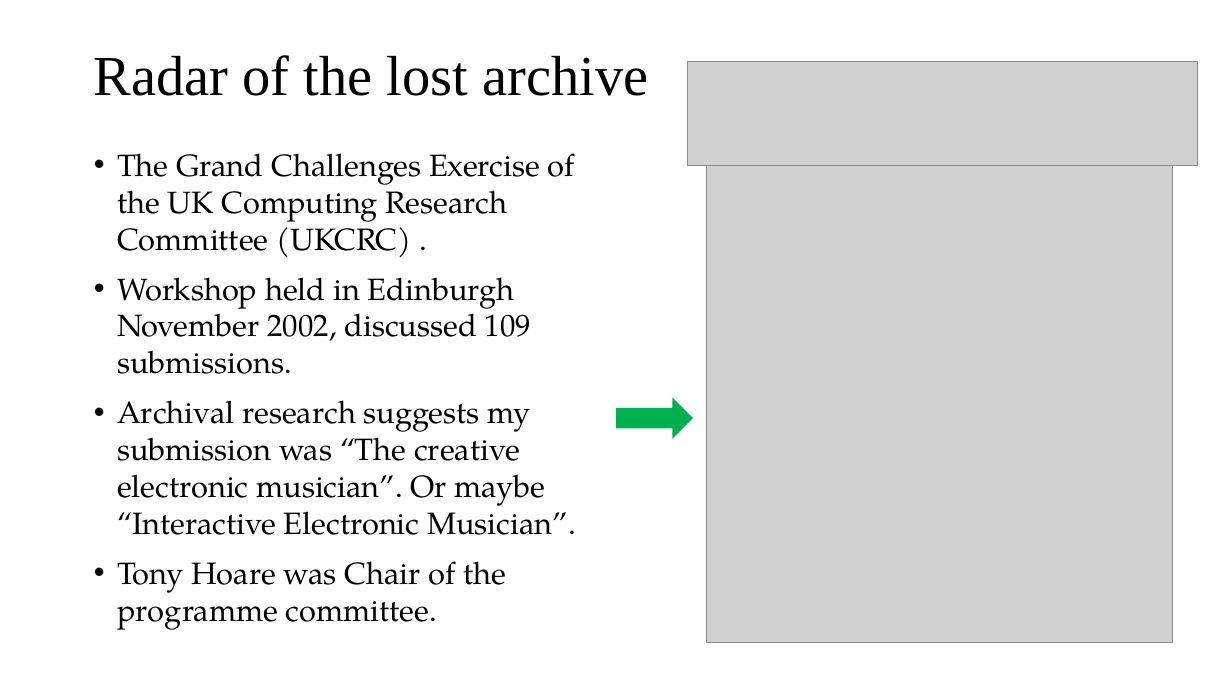
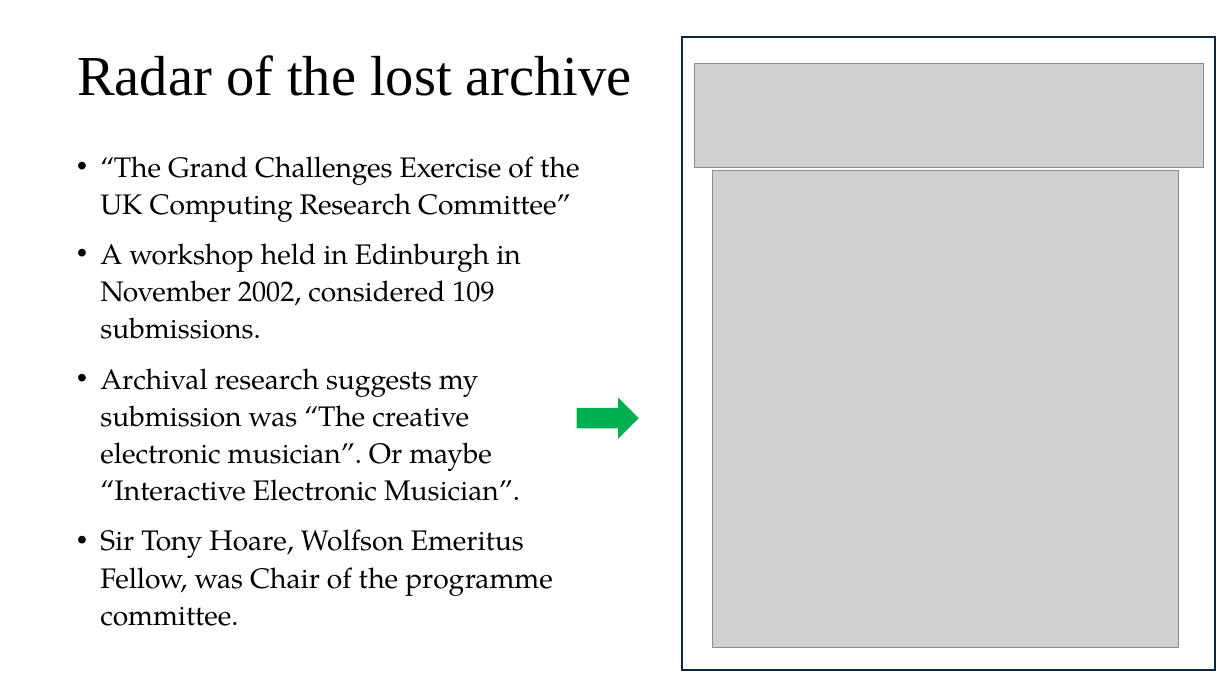
Before and after one commit to davidderoure/wolfson, a slide deck: slide 10 of docs/wolfson.pptx. Drawn at 1232x693 pixels with LibreOffice and Linux fonts; fonts in the diff are those of the drawing; grey boxes stand for pictures. Boxes give left, top, right and bottom in pixels: in the first picture for what was removed or moved away, otherwise in the second. Text is boxed around its words. In the diff, an @@ line names an element or a change of style, - is before the commit and + after.

```diff
--- a/docs/wolfson.pptx
+++ b/docs/wolfson.pptx
@@ title "Radar of the lost archive" moved from (x1=94, y1=55, x2=648, y2=96) to (x1=77, y1=55, x2=632, y2=96) @@
@@ rectangle added at (x1=682, y1=37, x2=1215, y2=671), outline #092A39 1.5 pt @@
@@ picture moved from (x1=689, y1=62, x2=1199, y2=166) to (x1=694, y1=63, x2=1204, y2=167) @@
@@ text "“The Grand Challenges Exercise of ..." moved from (x1=117, y1=153, x2=576, y2=630) to (x1=100, y1=156, x2=579, y2=626) @@
@@ text at (x1=100, y1=156, x2=579, y2=339): text changed; size 24 to 22 pt @@
-• The Grand Challenges Exercise of the UK Computing Research Committee (UKCRC) .
-• Workshop held in Edinburgh November 2002, discussed 109 submissions.
+• “The Grand Challenges Exercise of the UK Computing Research Committee”
+• A workshop held in Edinburgh in November 2002, considered 109 submissions.
@@ picture moved from (x1=707, y1=165, x2=1173, y2=642) to (x1=714, y1=170, x2=1179, y2=647) @@
@@ text at (x1=100, y1=368, x2=520, y2=501): size 24 to 22 pt in "Archival research suggests my submission was “The ..."; line spacing 1 to 1.1 @@
@@ right arrow resized from (x1=616, y1=397, x2=693, y2=438) to (x1=577, y1=397, x2=639, y2=438) @@
@@ text at (x1=100, y1=529, x2=553, y2=626): text changed; size 24 to 22 pt @@
-• Tony Hoare was Chair of the programme committee.
+• Sir Tony Hoare, Wolfson Emeritus Fellow, was Chair of the programme committee.
```
Also in this commit, not shown: 8 other slides changed, 2 other files.
